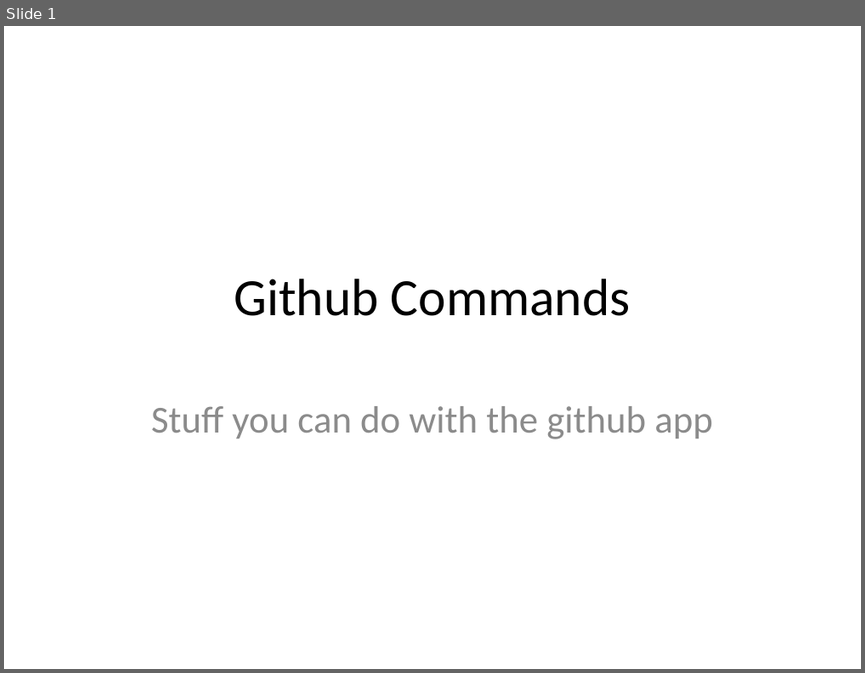
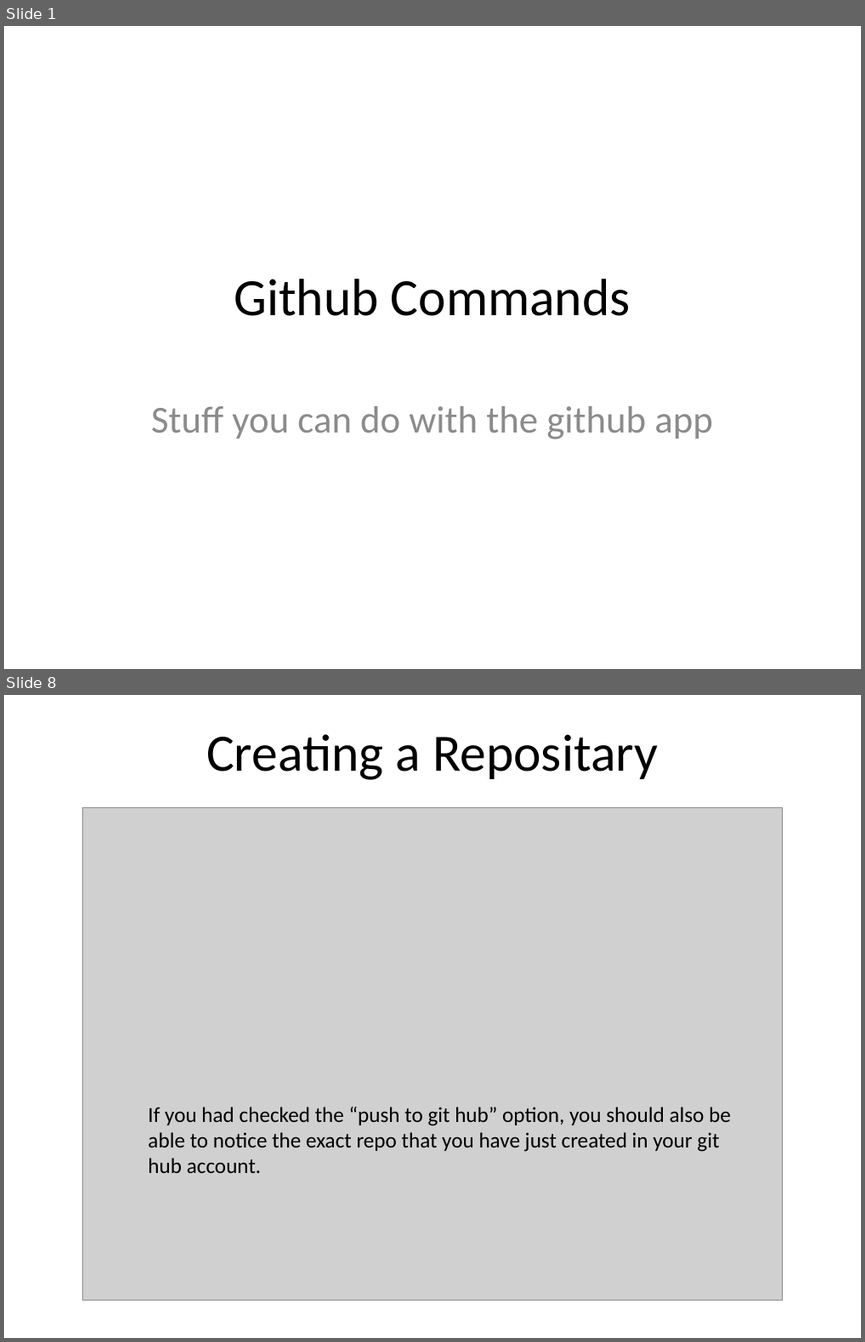
Before and after one commit to JaceTan/programming-notes, a slide deck: Github Commands.pptx. Shown one above the other, each under a label of ours: slide 1 before the commit, slides 1 and 8 after it; the slides between them are not shown. The pictures are 865x673 and 865x1342 pixels, drawn with LibreOffice and Linux fonts; fonts in the diff are those of the drawing; grey boxes stand for pictures. Boxes give left, top, right and bottom in pixels: in the first picture for what was removed or moved away, otherwise in the second. Text is boxed around its words. In the diff, an @@ line names an element or a change of style, - is before the commit and + after.

```diff
--- a/Github Commands.pptx
+++ b/Github Commands.pptx
@@ slide 8 added at (4, 695, 861, 1338), background #FFFFFF @@
@@ title added at (206, 734, 658, 780), 44 pt, text #000000 @@
+Creating a Repositary
@@ picture added at (83, 807, 783, 1300) @@
@@ text added at (148, 1106, 731, 1173), 18 pt, text #000000 @@
+If you had checked the “push to git hub” option, you should also be able to notice the exact repo that you have just created in your git hub account.
```
Also in this commit, not shown: 31 other slides added, 4 slides removed.
